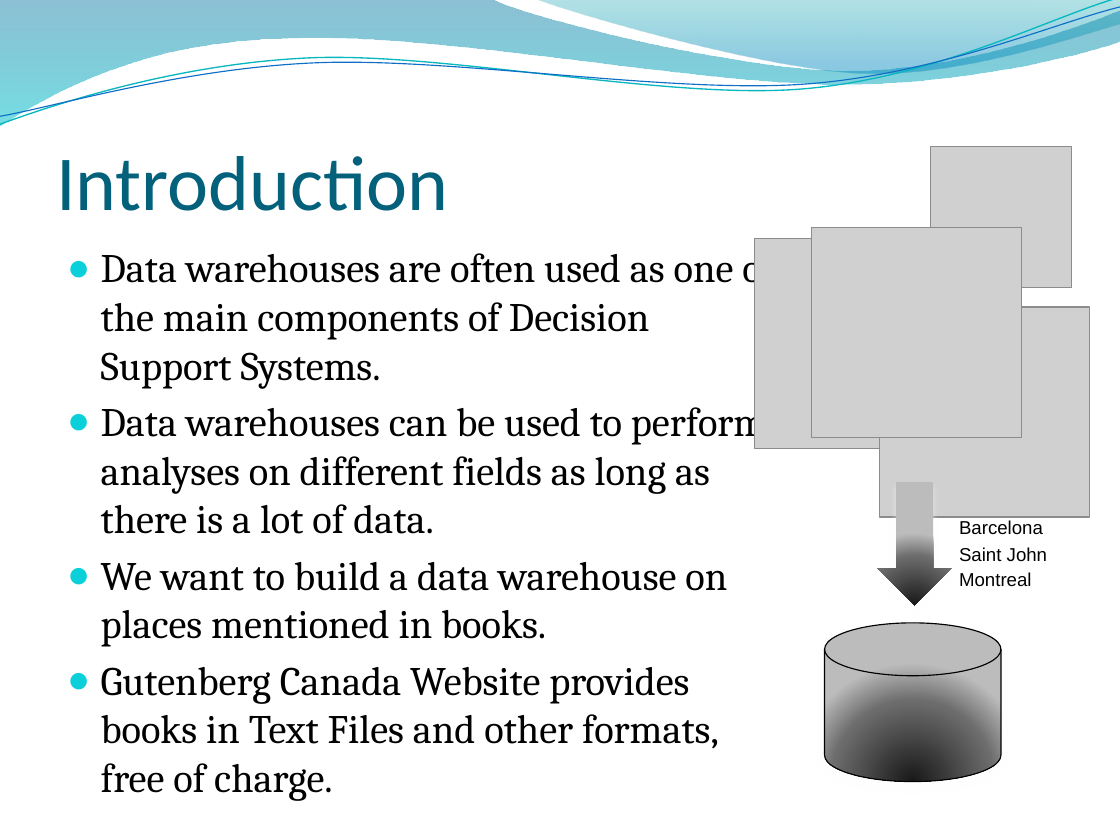
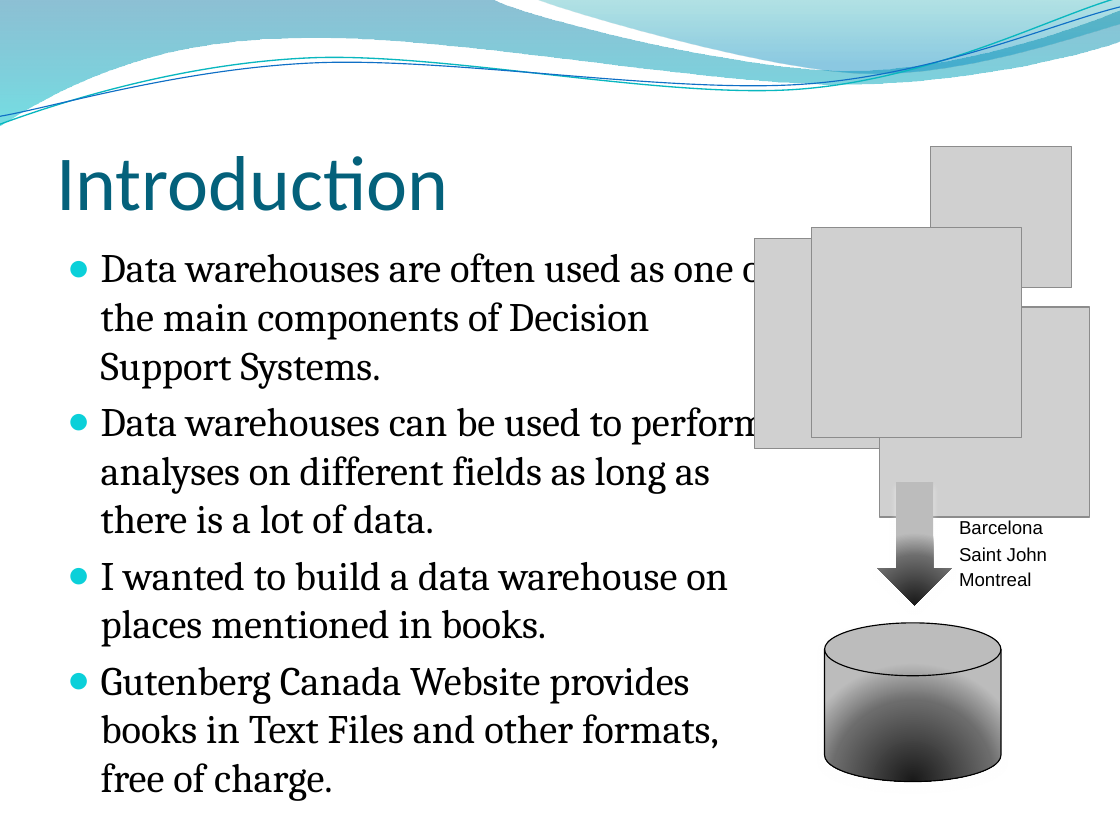
Before and after one commit to edvelezg/unb-dw, a slide deck: slide 3 of project/Presentation/Datawarehousing.pptm. Drawn at 1120x840 pixels with LibreOffice and Linux fonts; fonts in the diff are those of the drawing; grey boxes stand for pictures; background and template pictures are left out. Boxes give left, top, right and bottom in pixels: in the first picture for what was removed or moved away, otherwise in the second. Text is boxed around its words. In the diff, an @@ line names an element or a change of style, - is before the commit and + after.

```diff
--- a/project/Presentation/Datawarehousing.pptm
+++ b/project/Presentation/Datawarehousing.pptm
@@ text at bbox=[101, 562, 728, 647]: text changed @@
-● We want to build a data warehouse on places mentioned in books.
+● I wanted to build a data warehouse on places mentioned in books.
```
Also in this commit, not shown: 16 other slides changed, 3 slides added, 1 slide removed.
